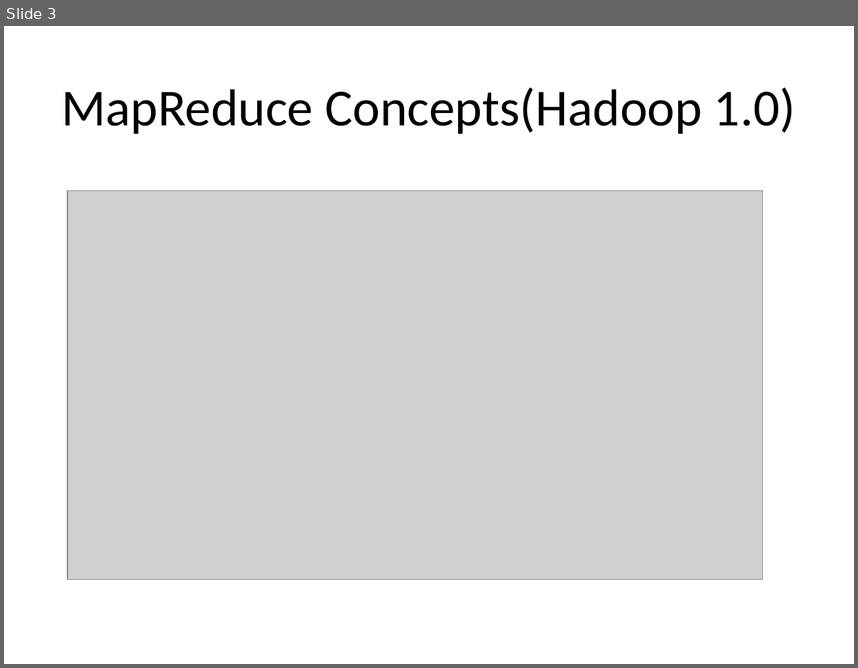
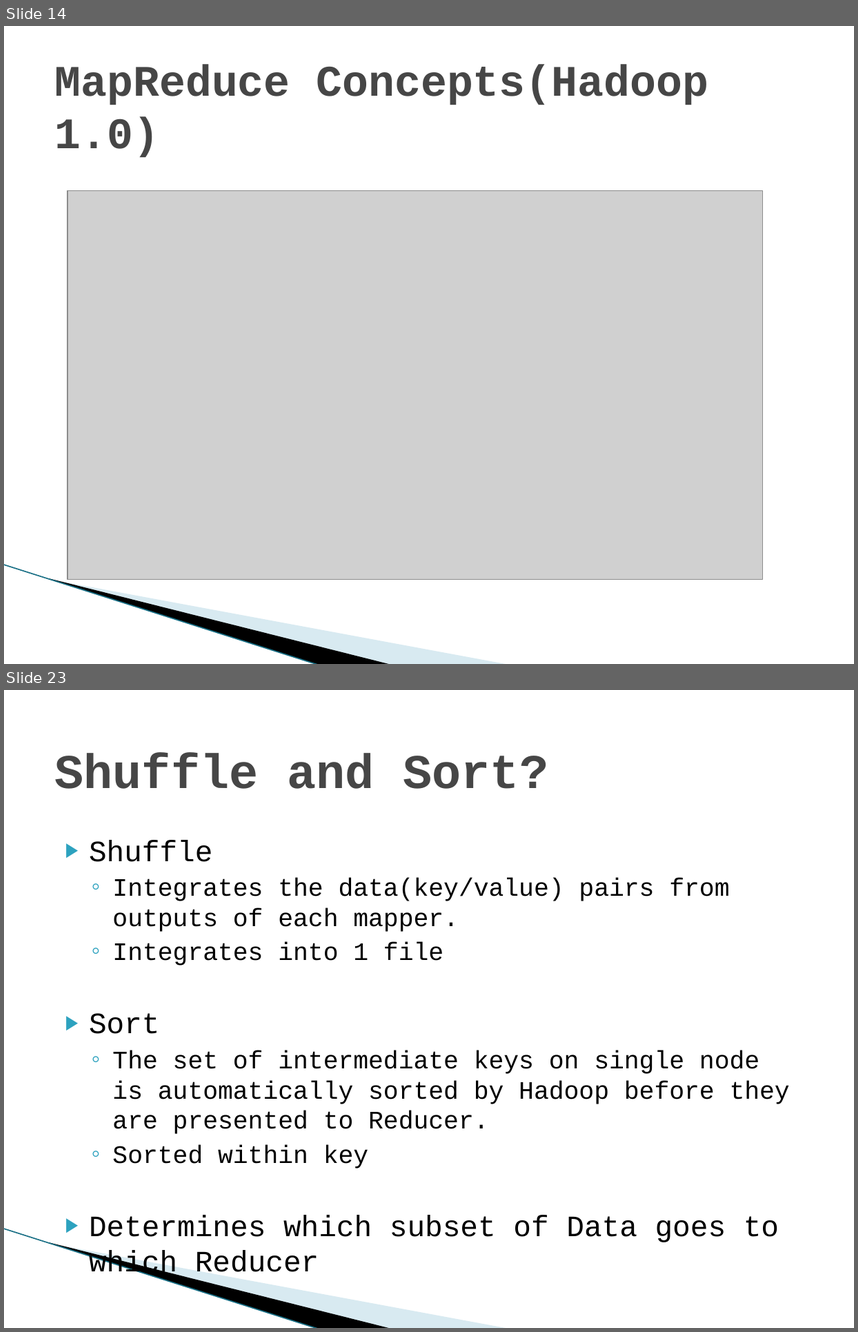
Before and after one commit to meenansha/UrbanPro, a slide deck: Big_Data_Training/Big_Data_Lecture_4.pptx. Shown one above the other, each under a label of ours: slide 3 before the commit, slides 14 and 23 after it; the slides between them are not shown. The pictures are 858x668 and 858x1332 pixels, drawn with LibreOffice and Linux fonts; fonts in the diff are those of the drawing; grey boxes stand for pictures; background and template pictures are left out. Boxes give left, top, right and bottom in pixels: in the first picture for what was removed or moved away, otherwise in the second. Text is boxed around its words. In the diff, an @@ line names an element or a change of style, - is before the commit and + after.

```diff
--- a/Big_Data_Training/Big_Data_Lecture_4.pptx
+++ b/Big_Data_Training/Big_Data_Lecture_4.pptx
@@ slide 23 added at box(4, 690, 854, 1328), background #FFFFFF; not listed: 3 template elements that a slide beside it also shows @@
@@ title added at box(55, 753, 548, 789), 41 pt, text #464646, bold @@
+Shuffle and Sort?
@@ text added at box(89, 840, 790, 1242), 21.3 pt, text #000000 @@
+▶ Shuffle
+  ◦ Integrates the data(key/value) pairs from outputs of each mapper.
+  ◦ Integrates into 1 file
+  ▶ Sort
+  ◦ The set of intermediate keys on single node is automatically sorted by Hadoop before they are presented to Reducer.
+  ◦ Sorted within key
+  ▶ Determines which subset of Data goes to which Reducer
@@ what was slide 3 is now slide 14 @@
@@ slide 14 changed as well @@
@@ title "MapReduce Concepts(Hadoop 1.0)" at box(55, 65, 708, 157): size 44 to 36.9 pt, font Calibri to Courier New, text colour #000000 to #464646, bold on; alignment centre to left @@
@@ line added from (4, 564) to (319, 664), #97C5D8 0.95 pt @@
@@ freeform shape added at box(49, 578, 392, 664), fill #000000 @@
@@ freeform shape added at box(51, 579, 510, 664), fill #A0CBDC at 40% opacity @@
```
Also in this commit, not shown: 3 other slides changed, 21 other slides added, 3 slides removed, 8 other files.
